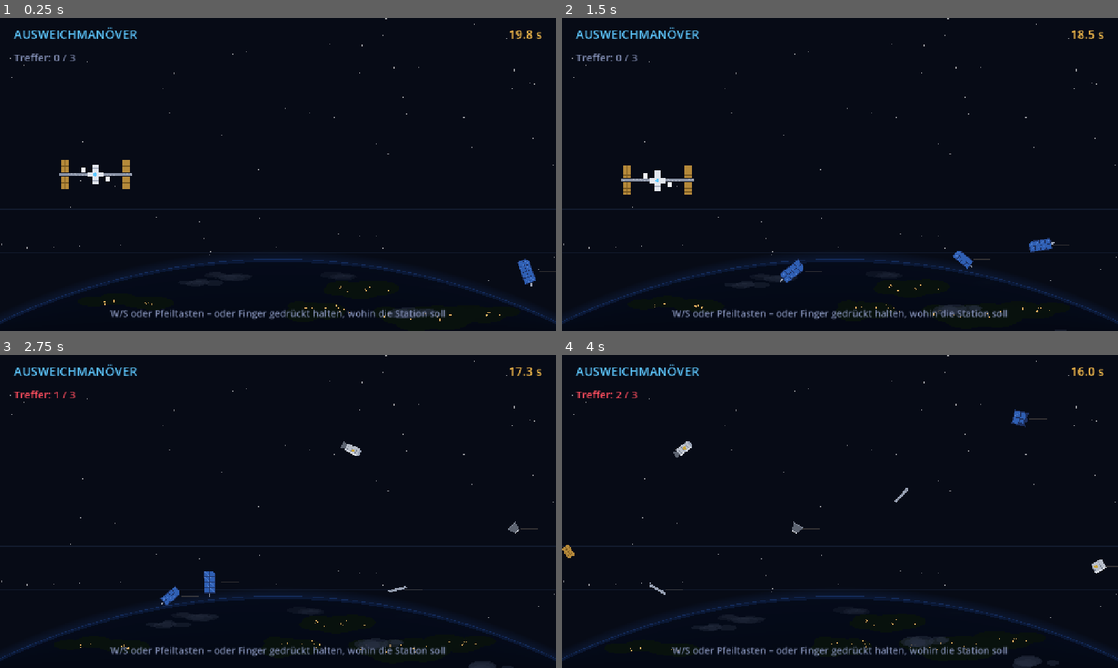
Above: before the commit, frames 1-4 (two rows, left to right).
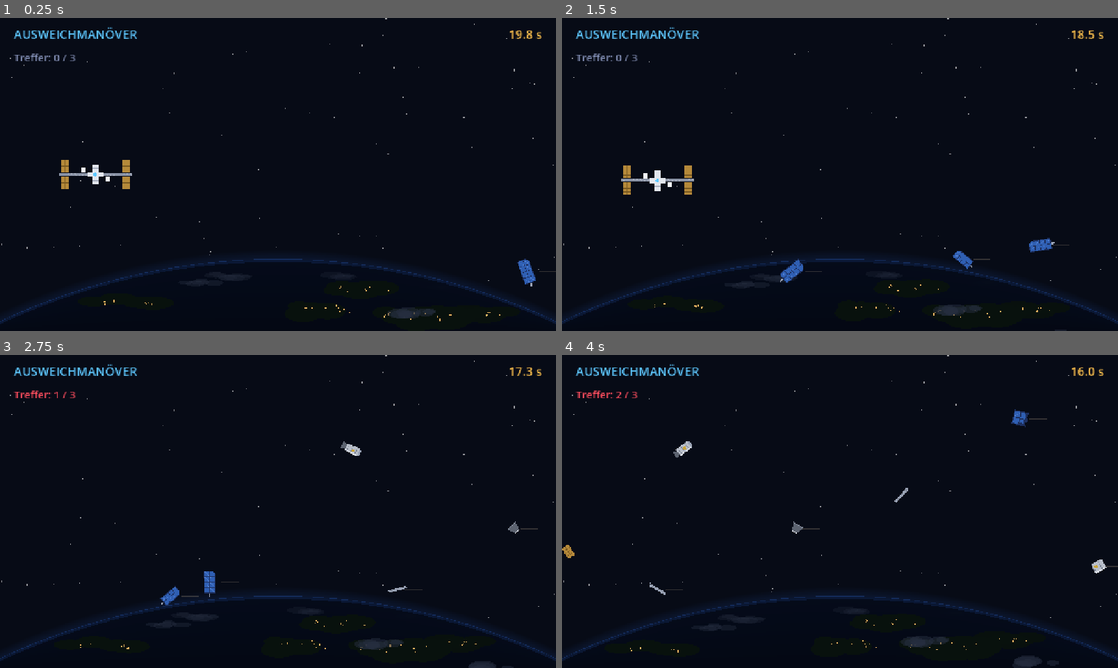
Above: after the commit, the same moments.

Repository: Isaac-davila/jku-space
Game: Godot game, scene res://scenes/minigames/dodge/dodge.tscn
Same seed, same stepped clock (60 frames per second), same inputs: the game is played once before the commit and once after it. This scene is started directly instead of the project's main scene.
Inputs (mouse positions are in pixels of both pictures, inside the frame that each line leads up to):
- Up to frame 1 (0.25 s): no input
- Up to frame 2 (1.5 s): tap Enter at 0.5 s; move the mouse to (962, 158) at 0.52 s; hold D (move_right) 0.53-1.28 s; hold Space (interact) 0.53-1.28 s; click (962, 158) at 0.67 s; move the mouse to (728, 190) at 1.27 s; hold S (move_down) from 1.28 s (still down); tap E at 1.35 s
- Up to frame 3 (2.75 s): move the mouse to (333, 442) at 2.02 s; release S (move_down) at 2.03 s; hold D (move_right) from 2.03 s (still down); tap Enter at 2.1 s
- Up to frame 4 (4 s): move the mouse to (812, 574) at 2.77 s; release D (move_right) at 2.78 s; hold W (move_up) 2.78-3.53 s; tap Space (interact) at 2.85 s; click (812, 574) at 2.92 s; move the mouse to (1006, 558) at 3.52 s; hold A (move_left) from 3.53 s (still down); tap E at 3.6 s

The runs differ from the first frame. In frame 1, 0.8% of the frame differs, in the area x 19-81%, y 74-97%; in frame 2, 0.8%; in frame 3, 0.8%; in frame 4, 0.8%.

Commit message:
Ausweichmanöver: Bahnlinien und Steuerungstext entfernt
Co-Authored-By: Claude Opus 5.5 <noreply@anthropic.com>
Claude-Session: https://claude.ai/code/session_01QXFXsQhGLuei6RznqMua8p

Diff:
--- a/scenes/minigames/dodge/dodge.gd
+++ b/scenes/minigames/dodge/dodge.gd
@@ -35,7 +35,7 @@
 
 func _init() -> void:
 	title = "Ausweichmanöver"
-	instructions = "W/S oder Pfeiltasten – oder Finger gedrückt halten, wohin die Station soll"
+	instructions = ""   # kein Steuerungstext unten
 	time_limit = 20.0
 
 
@@ -140,9 +140,6 @@
 func _draw() -> void:
 	draw_stars()
 	earth.draw(self, elapsed, elapsed / time_limit)   # Nacht → Sonnenaufgang → Tag
-	# Bahnlinien
-	for y in range(140, 640, 100):
-		draw_line(Vector2(0, y), Vector2(VIEW.x, y), Color(Pal.LINE, 0.35), 1.0)
 	for d in debris:
 		draw_line(d.pos + Vector2(d.r, 0), d.pos + Vector2(d.r + 40, 0), Color(Pal.DEBRIS, 0.25), 2.0)
 		Debris.draw(self, d)
